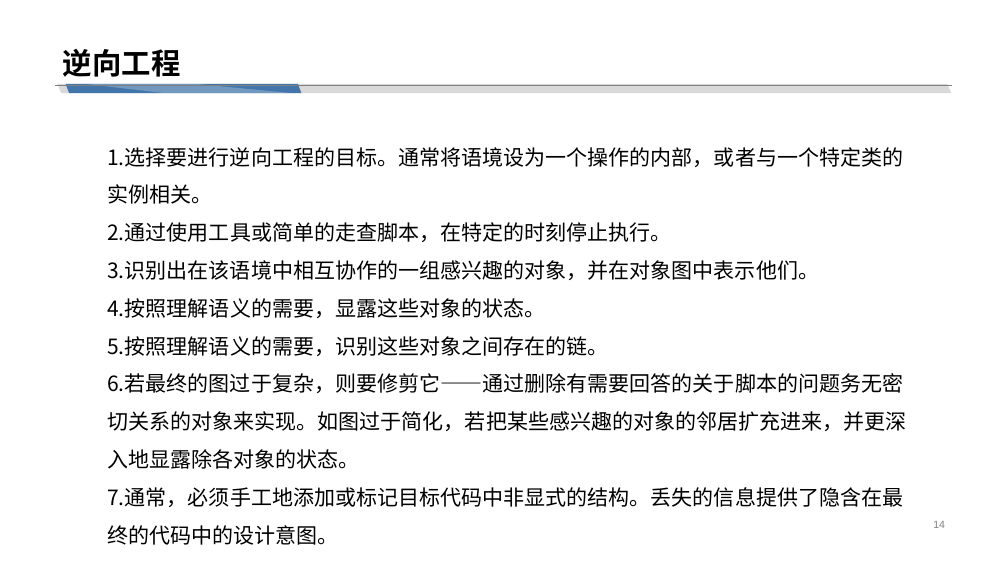
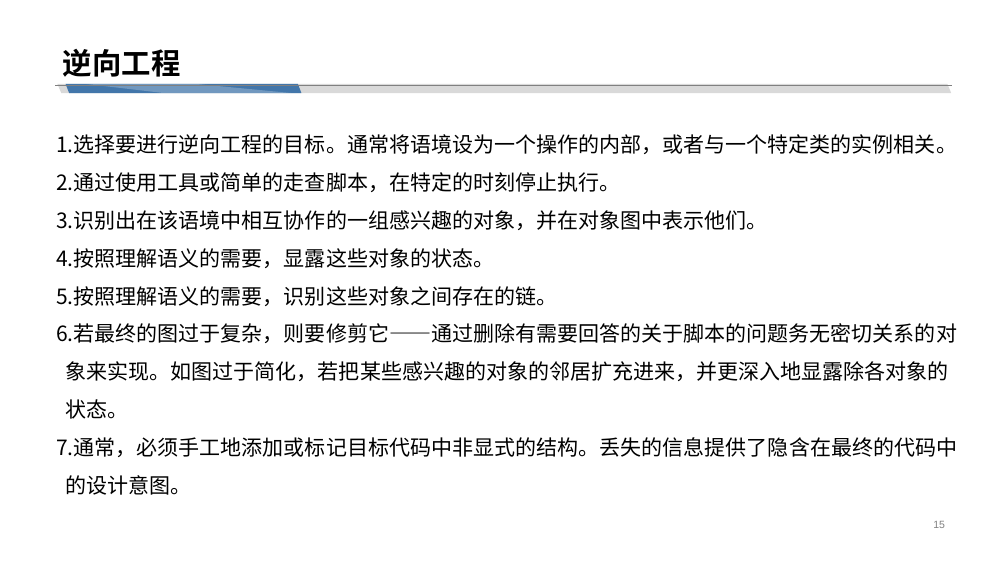
Before and after one commit to cchello/PRD2018-G01, a slide deck: slide 15 of 非受控文档/翻转PPT/UML基础III_对象图_构件图_包图.pptx (slide 14 before the commit). Drawn at 1008x567 pixels with LibreOffice and Linux fonts; fonts in the diff are those of the drawing. Boxes give left, top, right and bottom in pixels: in the first picture for what was removed or moved away, otherwise in the second. Text is boxed around its words. In the diff, an @@ line names an element or a change of style, - is before the commit and + after.

```diff
--- a/非受控文档/翻转PPT/UML基础III_对象图_构件图_包图.pptx
+++ b/非受控文档/翻转PPT/UML基础III_对象图_构件图_包图.pptx
@@ text "1.选择要进行逆向工程的目标。通常将语境设为一个操作的内部，或者与一个特定类的实例相关。": place and size @@
-text "1.选择要进行逆向工程的目标。通常将语境设为一个操作的内部，或者与一个特定类的实例相关。" at bbox=[107, 147, 907, 545]
+text "1.选择要进行逆向工程的目标。通常将语境设为一个操作的内部，或者与一个特定类的实例相关。" at bbox=[56, 134, 957, 495]
@@ text at bbox=[56, 323, 957, 495]: text changed @@
-6.若最终的图过于复杂，则要修剪它——通过删除有需要回答的关于脚本的问题务无密切关系的对象来实现。如图过于简化，若把某些感兴趣的对象的邻居扩充进来，并更深入地显露除各对象的状态。
-7.通常，必须手工地添加或标记目标代码中非显式的结构。丢失的信息提供了隐含在最终的代码中的设计意图。
+6.若最终的图过于复杂，则要修剪它——通过删除有需要回答的关于脚本的问题务无密切关系的对
+象来实现。如图过于简化，若把某些感兴趣的对象的邻居扩充进来，并更深入地显露除各对象的
+状态。
+7.通常，必须手工地添加或标记目标代码中非显式的结构。丢失的信息提供了隐含在最终的代码中
+的设计意图。
@@ page number at bbox=[933, 521, 945, 528]: text changed @@
-14
+15
```
Also in this commit, not shown: 26 other slides changed, 1 slide added.
